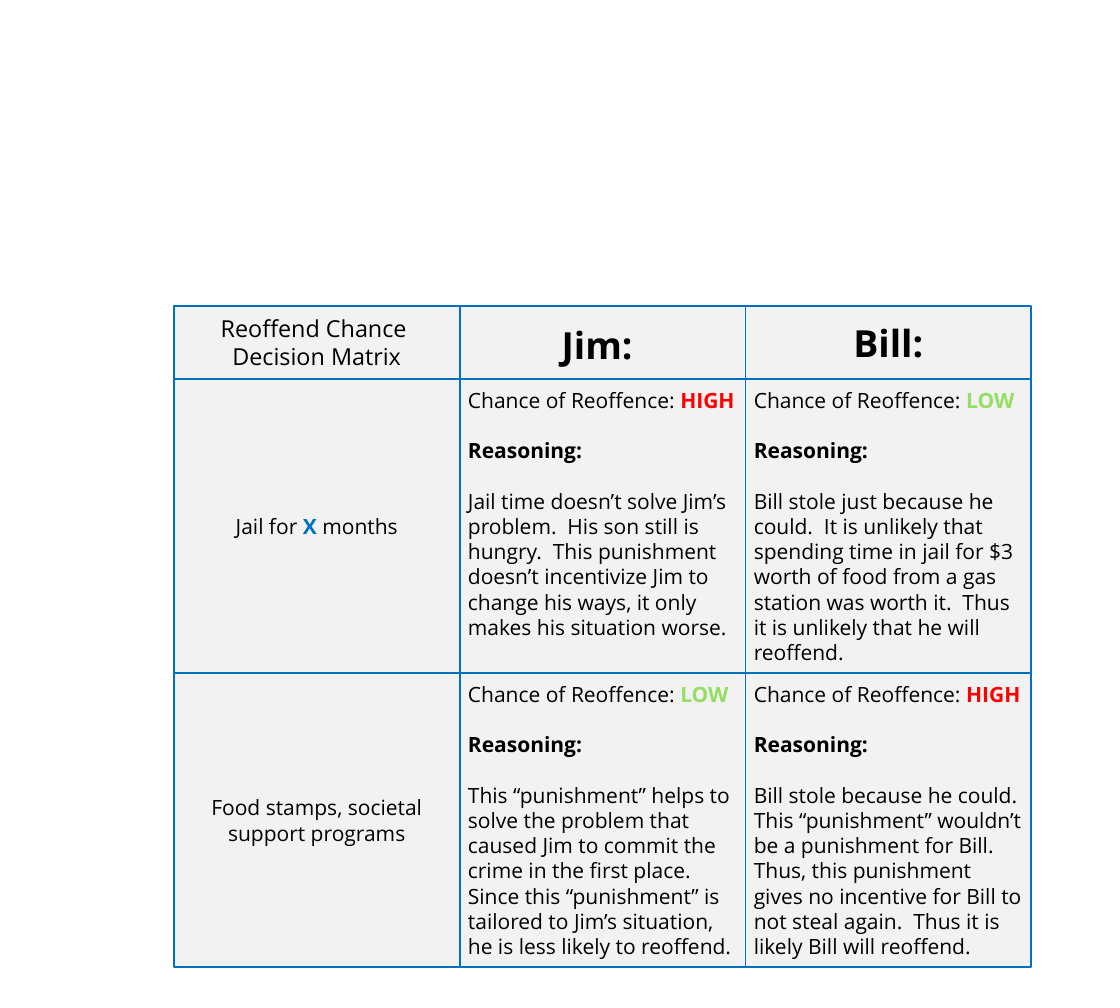
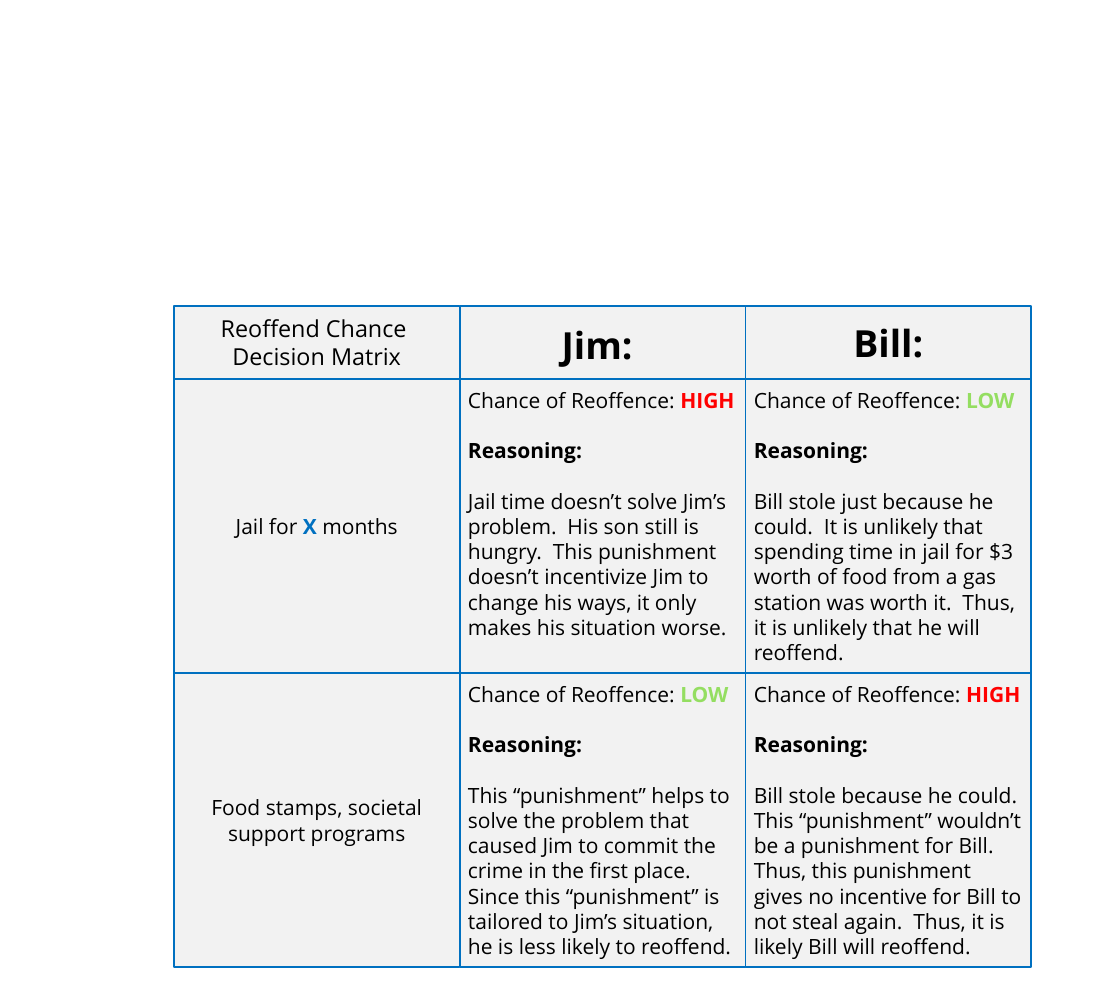
Before and after one commit to NicKarlovich/dangers-of-algorithms, a slide deck: slide 4 of charts.pptx. Drawn at 1120x1008 pixels with LibreOffice and Linux fonts; fonts in the diff are those of the drawing. Boxes give left, top, right and bottom in pixels: in the first picture for what was removed or moved away, otherwise in the second. Text is boxed around its words. In the diff, an @@ line names an element or a change of style, - is before the commit and + after.

```diff
--- a/charts.pptx
+++ b/charts.pptx
@@ text in rectangle at <box>754,493,1015,661</box>: text changed @@
-Bill stole just because he could. It is unlikely that spending time in jail for $3 worth of food from a gas station was worth it. Thus it is unlikely that he will reoffend.
+Bill stole just because he could. It is unlikely that spending time in jail for $3 worth of food from a gas station was worth it. Thus, it is unlikely that he will reoffend.
@@ text in rectangle at <box>754,787,1021,959</box>: text changed @@
-Bill stole because he could. This “punishment” wouldn’t be a punishment for Bill. Thus, this punishment gives no incentive for Bill to not steal again. Thus it is likely Bill will reoffend.
+Bill stole because he could. This “punishment” wouldn’t be a punishment for Bill. Thus, this punishment gives no incentive for Bill to not steal again. Thus, it is likely Bill will reoffend.
```
Also in this commit, not shown: 2 other files.
